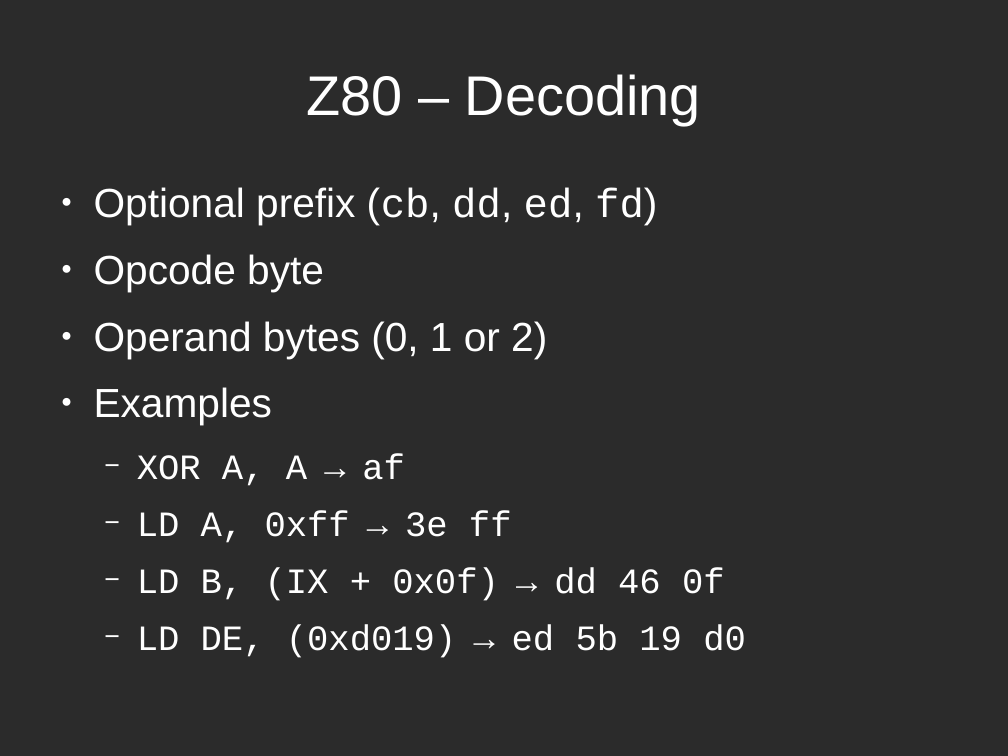
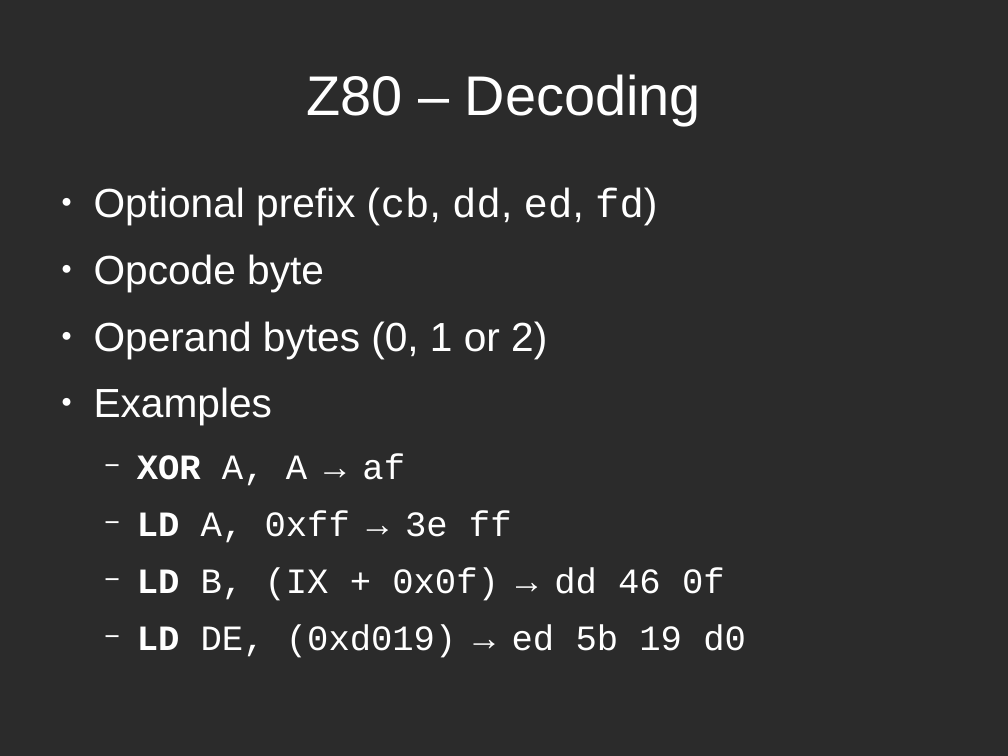
Before and after one commit to mattgodbolt/miracle-sms-emulator, a slide deck: slide 10 of emulating.odp (slide 9 before the commit). Drawn at 1008x756 pixels with LibreOffice and Linux fonts; fonts in the diff are those of the drawing; background and template pictures are left out; a plain dark background stands for a picture behind light text. Boxes give left, top, right and bottom in pixels: in the first picture for what was removed or moved away, otherwise in the second. Text is boxed around its words. In the diff, an @@ line names an element or a change of style, - is before the commit and + after.

```diff
--- a/emulating.odp
+++ b/emulating.odp
@@ text at bbox=[137, 454, 746, 658]: bold on in "XOR", "LD", "LD", "LD" @@
```
Also in this commit, not shown: 5 other slides changed, 3 slides added, 1 slide removed, 1 other file.
